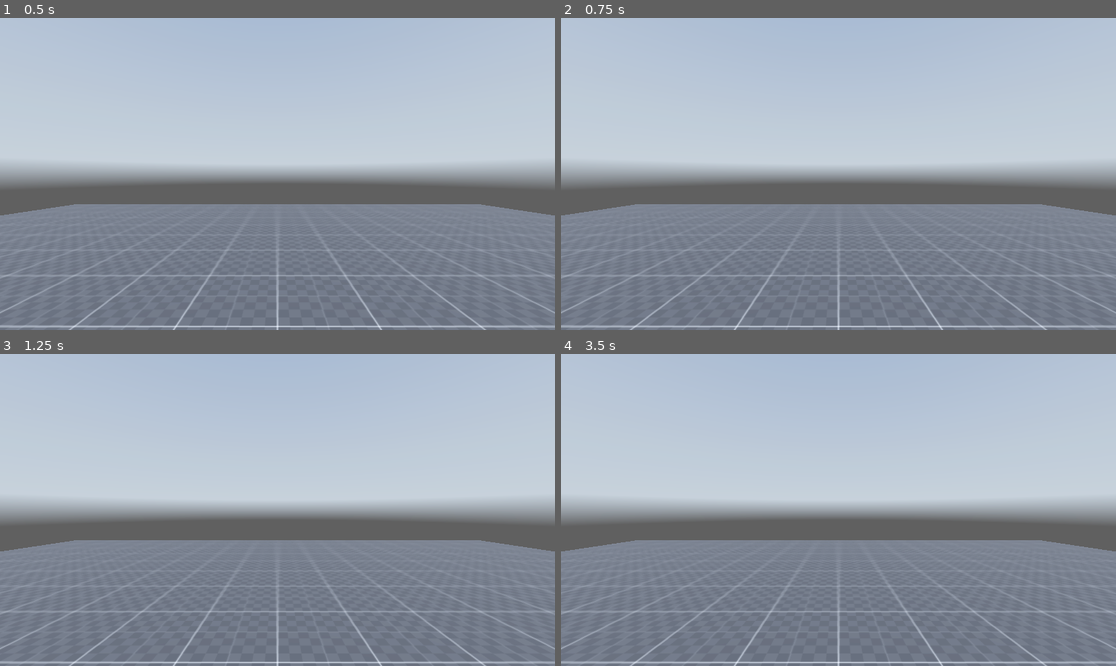
Above: before the commit, frames 1-4 (two rows, left to right).
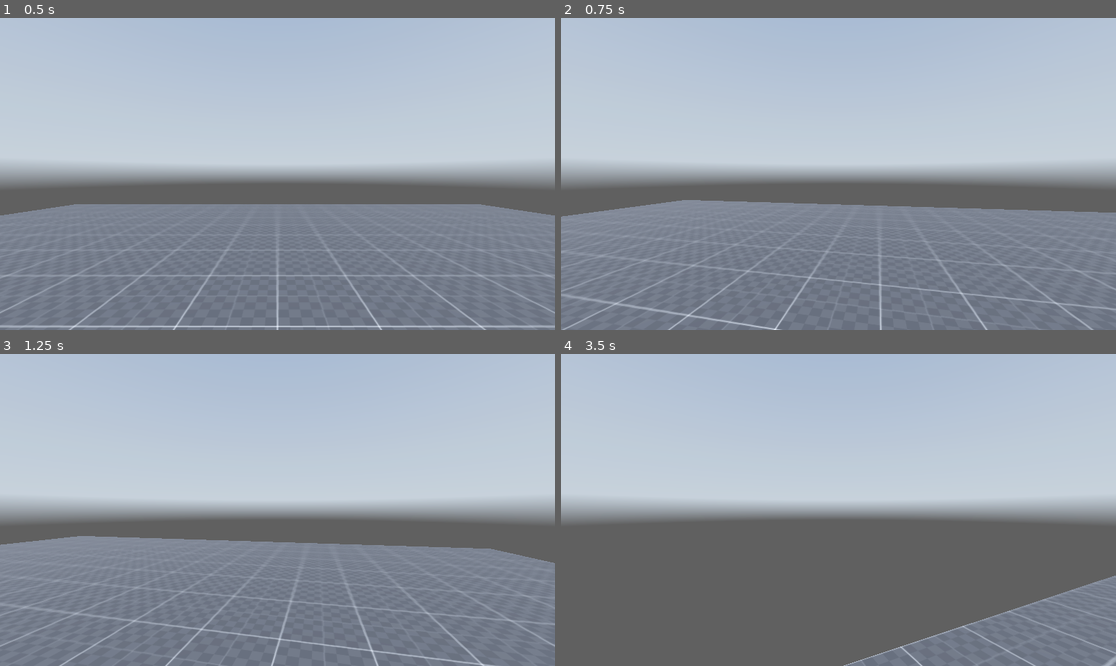
Above: after the commit, the same moments.

Repository: Dat-Kat12/Untitled-School-Game
Game: Godot game, scene res://world.tscn
The game is run twice, just before and just after one commit, with the same random seed, the same clock (stepped at 60 frames per second) and the same inputs. A sky picture missing from this copy of the repository is replaced by a grey-blue gradient.
Inputs (mouse positions are in pixels of both pictures, inside the frame that each line leads up to):
- Up to frame 1 (0.5 s): no input
- Up to frame 2 (0.75 s): tap Enter (ui_accept) at 0.5 s; move the mouse to (960, 158) at 0.52 s; hold D (right) from 0.53 s (still down); hold Shift (sprint) from 0.53 s (still down)
- Up to frame 3 (1.25 s): keep holding D (right); keep holding Shift (sprint); tap Enter (ui_accept) at 0.77 s
- Up to frame 4 (3.5 s): move the mouse to (727, 525) at 1.27 s; release D (right) at 1.28 s; release Shift (sprint) at 1.28 s; hold K (backward) 1.28-2.03 s; tap Shift (sprint) at 1.35, 2.85 s; tap Enter (ui_accept) at 1.52, 3.02 s; move the mouse to (894, 441) at 2.02 s; hold D (right) 2.03-2.78 s; hold Shift (sprint) 2.03-2.78 s; move the mouse to (810, 572) at 2.77 s; hold W (forward) from 2.78 s (still down)

Frame 1 is identical in both runs. In frame 2, 3.6% of the frame differs, in the area x 0-100%, y 58-100%; in frame 3, 4.0%; in frame 4, 33%, in the area x 0-100%, y 59-100%.

Commit message:
Updated Controls
Head movment on the X-Axis Has been implemented however is inverted (subject to change)

Diff:
--- a/project.godot
+++ b/project.godot
@@ -10,7 +10,7 @@
 
 [application]
 
-config/name="Unamed School Game"
+config/name="Danganronpa: Traumatic Tellings"
 run/main_scene="res://world.tscn"
 config/features=PackedStringArray("4.3", "Forward Plus")
 config/icon="res://icon.svg"
@@ -19,13 +19,13 @@
 
 forward={
 "deadzone": 0.5,
-"events": [Object(InputEventKey,"resource_local_to_scene":fa …(140 unchanged characters)… d":false,"keycode":0,"physical_keycode":73,"key_label":0,"unicode":105,"location":0,"echo":false,"script":null)
-, Object(InputEventKey,"resource_local_to_scene":false,"reso …(131 unchanged characters)… d":false,"keycode":0,"physical_keycode":87,"key_label":0,"unicode":119,"location":0,"echo":false,"script":null)
+"events": [Object(InputEventKey,"resource_local_to_scene":fa …(140 unchanged characters)… d":false,"keycode":0,"physical_keycode":87,"key_label":0,"unicode":119,"location":0,"echo":false,"script":null)
+, Object(InputEventKey,"resource_local_to_scene":false,"reso …(131 unchanged characters)… d":false,"keycode":0,"physical_keycode":73,"key_label":0,"unicode":105,"location":0,"echo":false,"script":null)
 ]
 }
 backward={
 "deadzone": 0.5,
-"events": [Object(InputEventKey,"resource_local_to_scene":fa …(140 unchanged characters)… d":false,"keycode":0,"physical_keycode":68,"key_label":0,"unicode":100,"location":0,"echo":false,"script":null)
+"events": [Object(InputEventKey,"resource_local_to_scene":fa …(140 unchanged characters)… d":false,"keycode":0,"physical_keycode":83,"key_label":0,"unicode":115,"location":0,"echo":false,"script":null)
 , Object(InputEventKey,"resource_local_to_scene":false,"resource_name":"","device":-1,"window_id":0,"alt_pressed":false …(183 unchanged characters)…
 ]
 }
--- a/scripts/player.gd
+++ b/scripts/player.gd
@@ -1,12 +1,30 @@
 extends CharacterBody3D
 
+@onready var Head = $Head
 
-var SPEED = 3.0
+var current_speed = 3.0
+
+const walking_speed = 3.0
+const sprinting_speed = 5.0
+
+
 const JUMP_VELOCITY = 0
 
+const mouse_sense = 0.4
+func _ready():
+	Input.set_mouse_mode(Input.MOUSE_MODE_CAPTURED)
+
+func _input(event):
+	if event is InputEventMouseMotion:
+		rotate_y(deg_to_rad(event.relative.x * mouse_sense))
 
 func _physics_process(delta: float) -> void:
 	# Add the gravity.
+		# Sprint
+	if Input.is_action_pressed("sprint"):
+		current_speed = sprinting_speed
+	else:
+		current_speed = walking_speed
 	if not is_on_floor():
 		velocity += get_gravity() * delta
 
@@ -16,13 +34,13 @@
 
 	# Get the input direction and handle the movement/deceleration.
 	# As good practice, you should replace UI actions with custom gameplay actions.
-	var input_dir := Input.get_vector("ui_left", "ui_right", "ui_up", "ui_down")
+	var input_dir := Input.get_vector("left", "right", "forward", "backward")
 	var direction := (transform.basis * Vector3(input_dir.x, 0, input_dir.y)).normalized()
 	if direction:
-		velocity.x = direction.x * SPEED
-		velocity.z = direction.z * SPEED
+		velocity.x = direction.x * current_speed
+		velocity.z = direction.z * current_speed
 	else:
-		velocity.x = move_toward(velocity.x, 0, SPEED)
-		velocity.z = move_toward(velocity.z, 0, SPEED)
+		velocity.x = move_toward(velocity.x, 0, current_speed)
+		velocity.z = move_toward(velocity.z, 0, current_speed)
 
 	move_and_slide()
Not shown, added: wor2FA1.tmp
Not shown, added: worB50.tmp
